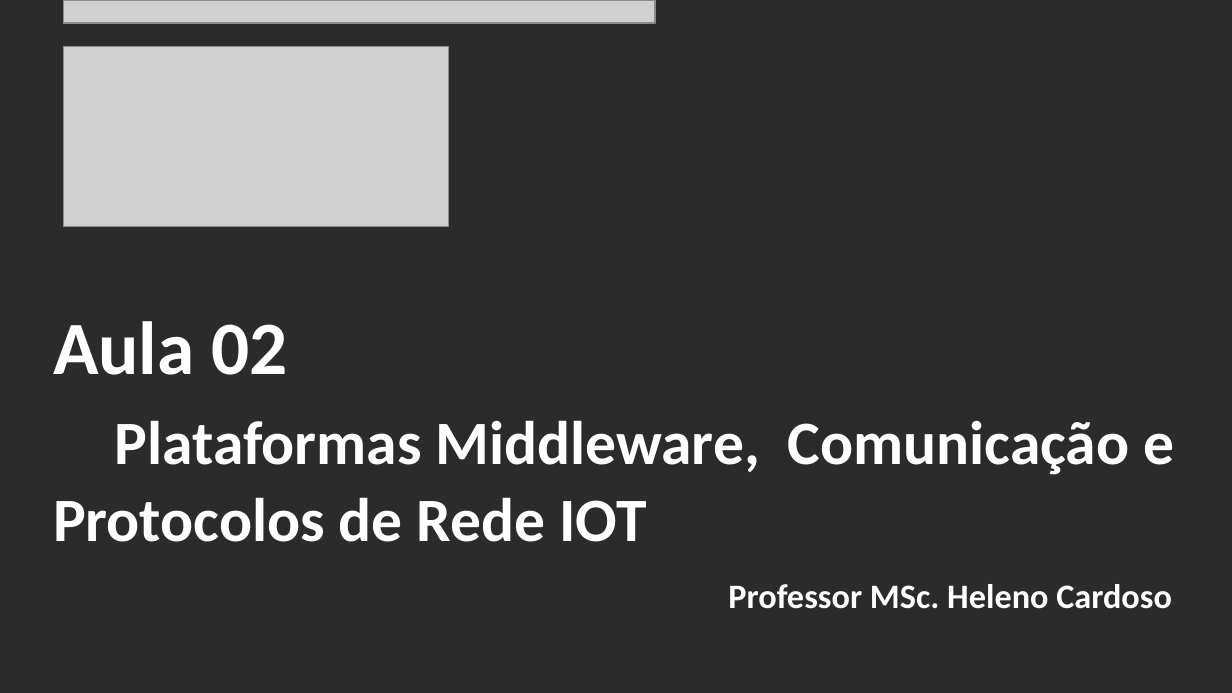
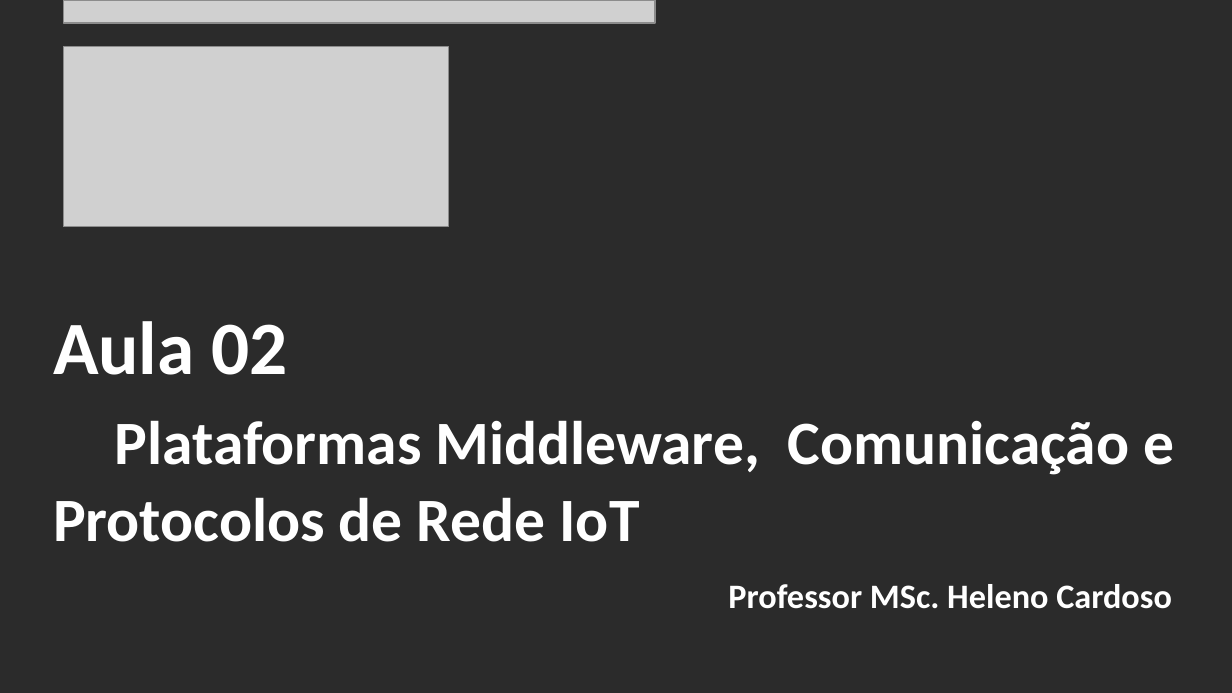
Before and after one commit to CloudEducationBrazil/WydenArea1AplicacaoCloudIndustria40Python, a slide deck: slide 2 of 01 Classes/Aula 02 - Aplicação Cloud Indústria 40 Python.pptx. Drawn at 1232x693 pixels with LibreOffice and Linux fonts; fonts in the diff are those of the drawing; grey boxes stand for pictures; background and template pictures are left out; a plain dark background stands for a picture behind light text. Boxes give left, top, right and bottom in pixels: in the first picture for what was removed or moved away, otherwise in the second. Text is boxed around its words. In the diff, an @@ line names an element or a change of style, - is before the commit and + after.

Commit message:
aula 02 Cloud Indústria 4.0 atu IoT Python 14032023

```diff
--- a/01 Classes/Aula 02 - Aplicação Cloud Indústria 40 Python.pptx
+++ b/01 Classes/Aula 02 - Aplicação Cloud Indústria 40 Python.pptx
@@ title at bbox=[53, 321, 1174, 542]: text changed @@
-Aula 02
-Plataformas Middleware, Comunicação e Protocolos de Rede IOT
+Aula 02
+Plataformas Middleware, Comunicação e Protocolos de Rede IoT
```
Also in this commit, not shown: 6 other slides changed.
